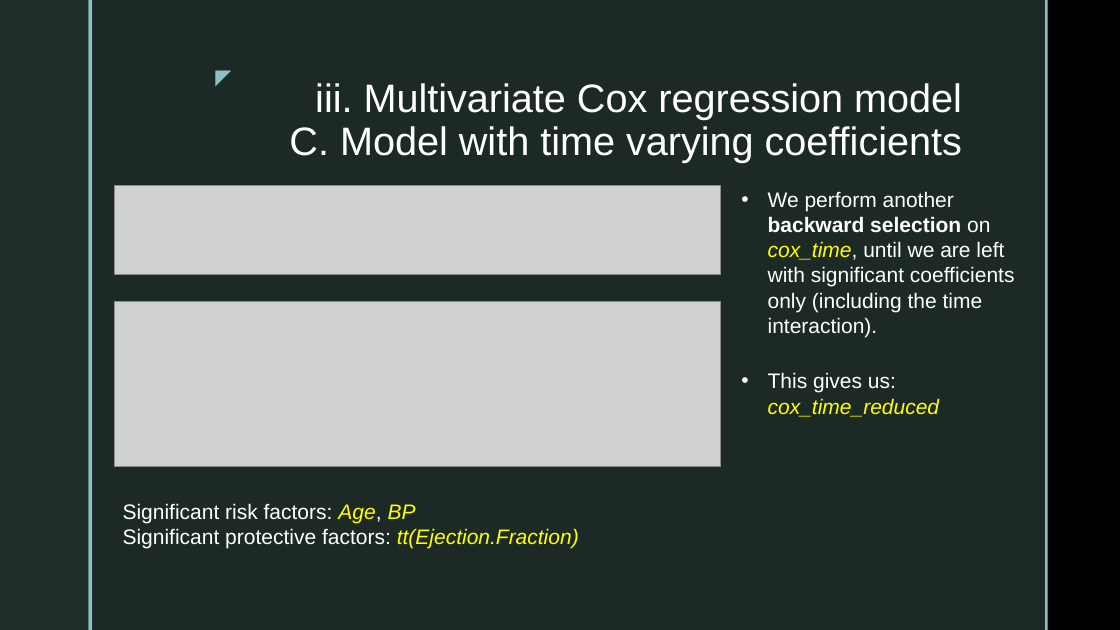
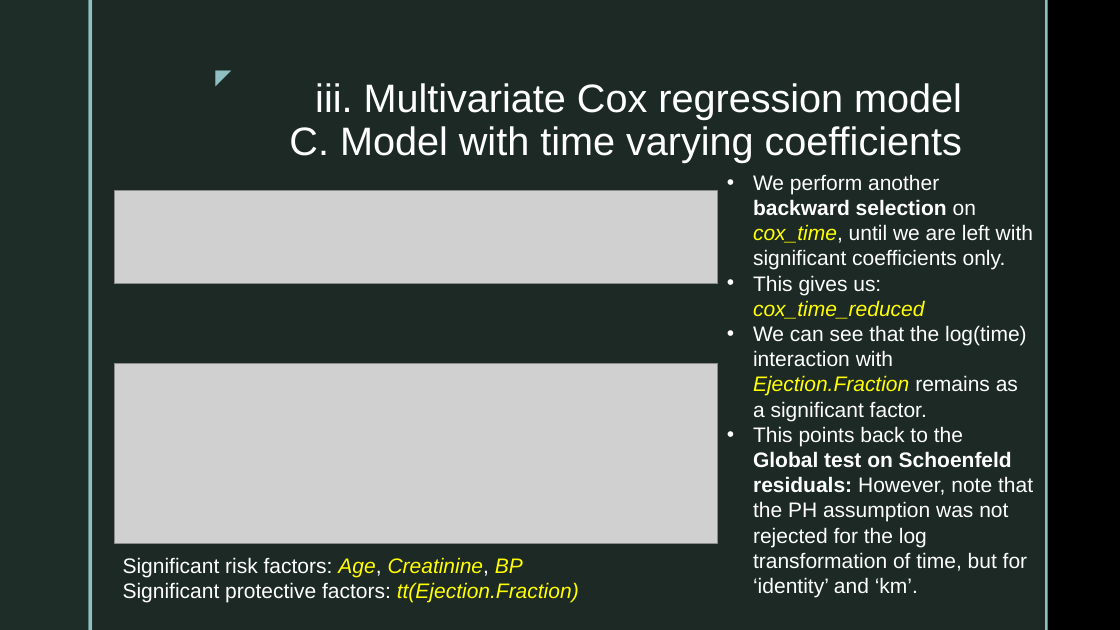
Before and after one commit to SebastianVeuskens/DSA-Project, a slide deck: slide 16 of presentation.pptx (slide 14 before the commit). Drawn at 1120x630 pixels with LibreOffice and Linux fonts; fonts in the diff are those of the drawing; grey boxes stand for pictures; background and template pictures are left out. Boxes give left, top, right and bottom in pixels: in the first picture for what was removed or moved away, otherwise in the second. Text is boxed around its words. In the diff, an @@ line names an element or a change of style, - is before the commit and + after.

```diff
--- a/presentation.pptx
+++ b/presentation.pptx
@@ text "We perform another backward selection ..." moved from (x1=768, y1=372, x2=939, y2=417) to (x1=753, y1=174, x2=1033, y2=597) @@
@@ text at (x1=753, y1=174, x2=1033, y2=270): paragraph added @@
+• We perform another backward selection on cox_time, until we are left with significant coefficients only.
@@ picture resized from (x1=114, y1=185, x2=721, y2=274) to (x1=114, y1=191, x2=718, y2=284) @@
@@ text removed at (x1=768, y1=191, x2=1015, y2=337) @@
-• We perform another backward selection on cox_time, until we are left with significant coefficients only (including the time interaction).
@@ picture removed at (x1=114, y1=302, x2=721, y2=466) @@
@@ text at (x1=753, y1=325, x2=1033, y2=597): paragraphs added @@
+• We can see that the log(time) interaction with Ejection.Fraction remains as a significant factor.
+• This points back to the Global test on Schoenfeld residuals: However, note that the PH assumption was not rejected for the log transformation of time, but for ‘identity’ and ‘km’.
@@ picture added at (x1=114, y1=364, x2=718, y2=544) @@
@@ text "Significant risk factors: Age, Creatinine, ..." moved from (x1=123, y1=503, x2=579, y2=549) to (x1=123, y1=557, x2=579, y2=602) @@
@@ text at (x1=123, y1=557, x2=523, y2=577): text changed @@
-Significant risk factors: Age, BP
+Significant risk factors: Age, Creatinine, BP
```
Also in this commit, not shown: 6 other slides changed, 4 slides added, 11 other files.
